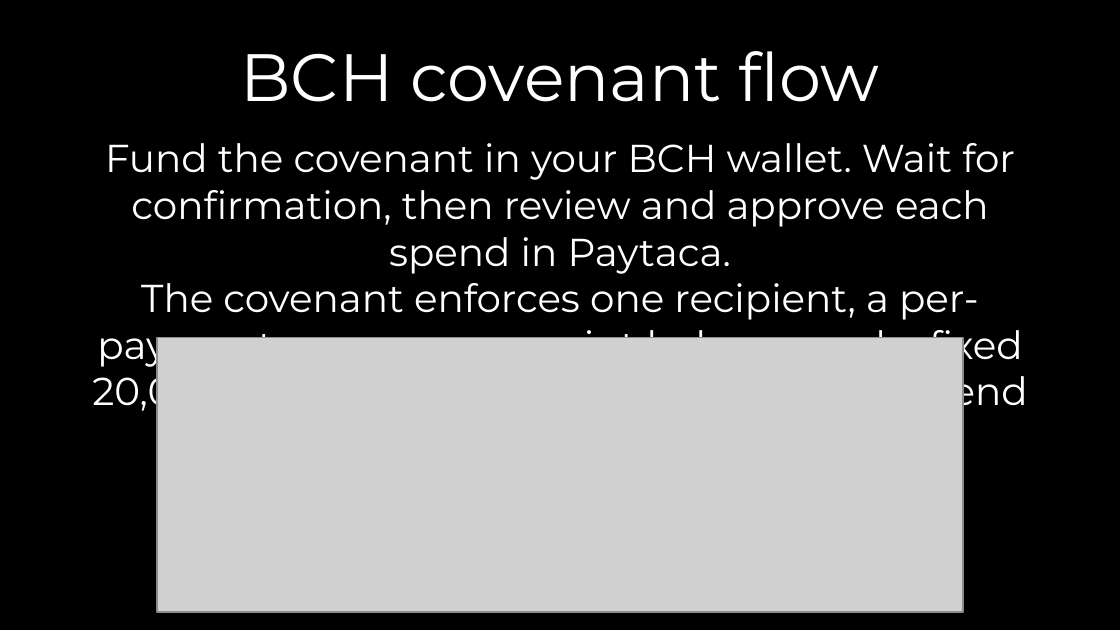
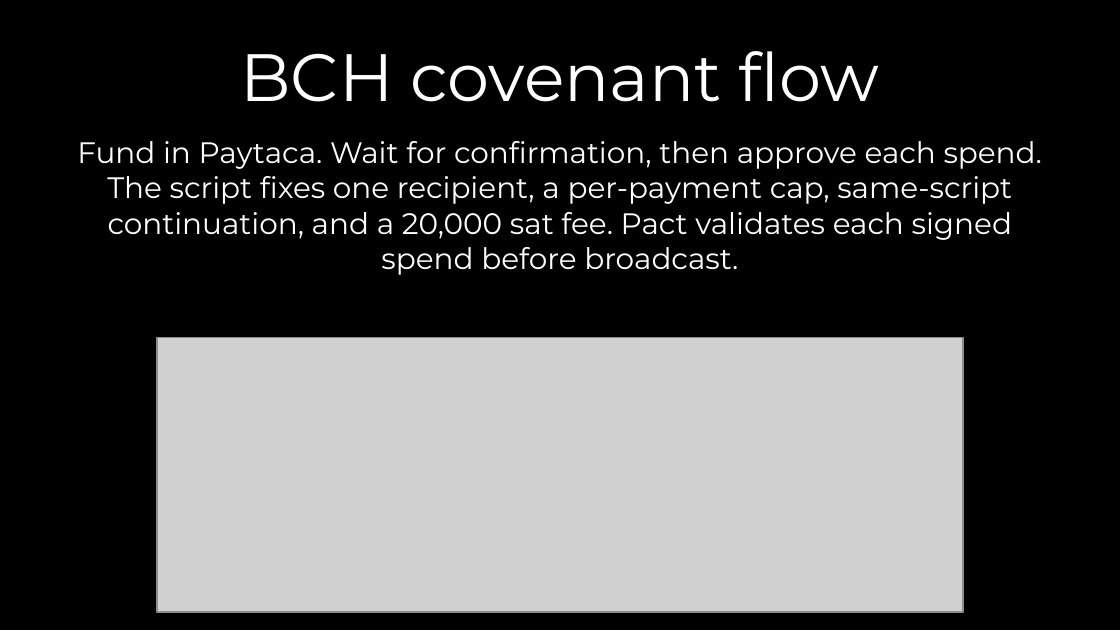
Before and after one commit to dr4ken-soul/Pact, a slide deck: slide 5 of Pact_Pitch_Deck.pptx. Drawn at 1120x630 pixels with LibreOffice and Linux fonts; fonts in the diff are those of the drawing; grey boxes stand for pictures; background and template pictures are left out. Boxes give left, top, right and bottom in pixels: in the first picture for what was removed or moved away, otherwise in the second. Text is boxed around its words. In the diff, an @@ line names an element or a change of style, - is before the commit and + after.

Commit message:
Polish submission deck and covenant guide

```diff
--- a/Pact_Pitch_Deck.pptx
+++ b/Pact_Pitch_Deck.pptx
@@ text at box(77, 141, 1042, 275): text changed; size 25 to 19 pt @@
-Fund the covenant in your BCH wallet. Wait for confirmation, then review and approve each spend in Paytaca.
-The covenant enforces one recipient, a per-payment cap, a same-script balance and a fixed 20,000 sat fee. Pact validates each signed spend before broadcast.
+Fund in Paytaca. Wait for confirmation, then approve each spend.
+The script fixes one recipient, a per-payment cap, same-script continuation, and a 20,000 sat fee. Pact validates each signed spend before broadcast.
```
Also in this commit, not shown: 2 other slides changed, 4 other files.
